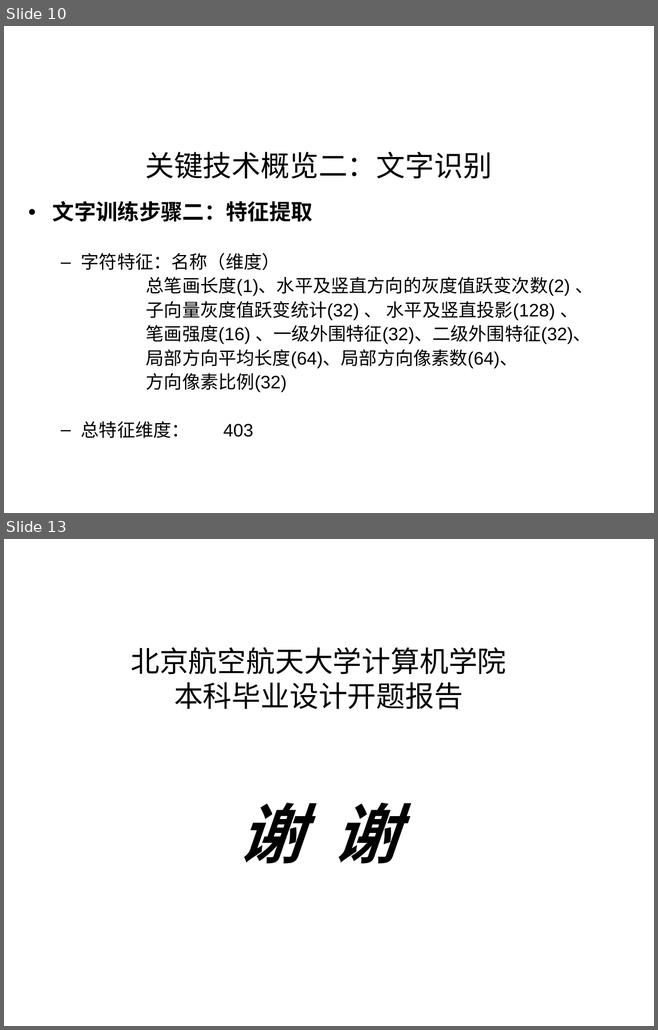
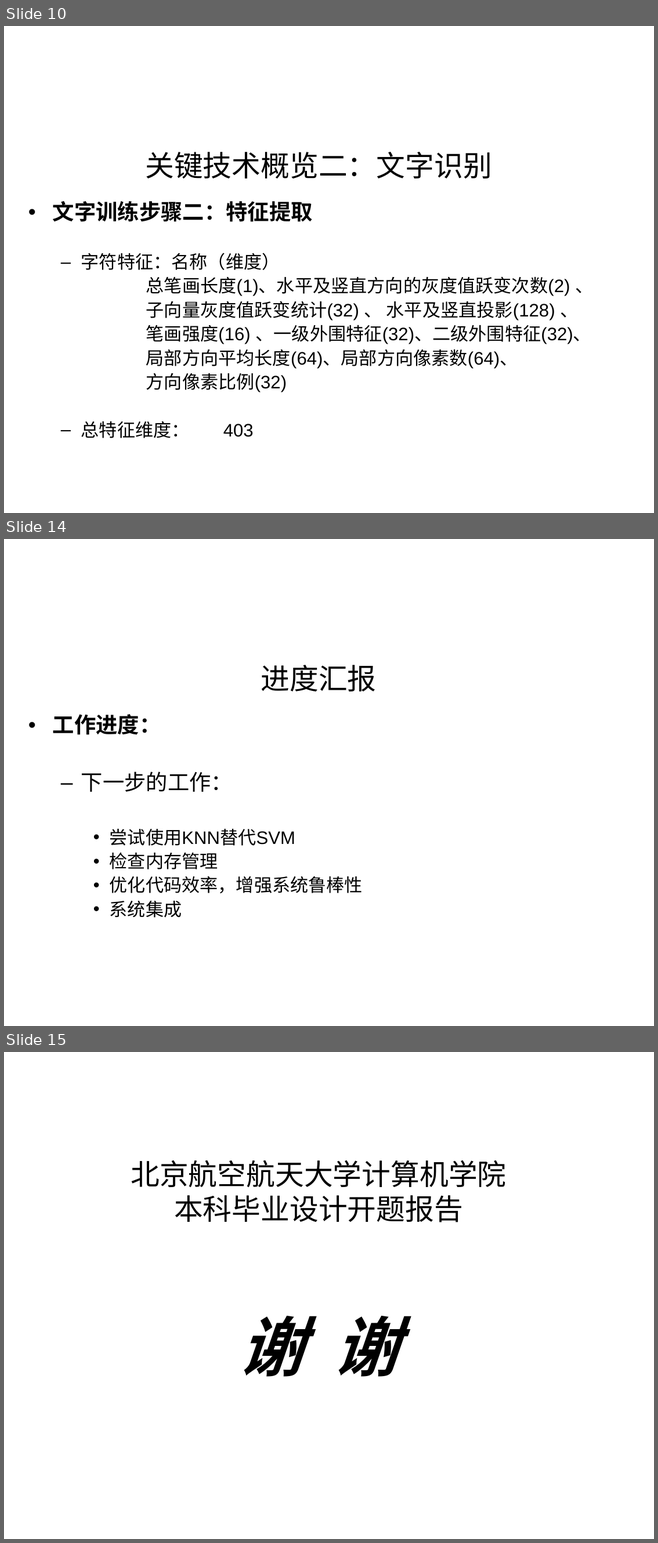
Before and after one commit to hy1314200/ocr1, a slide deck: trunk/Document/中期/中期答辩_互联网视频字幕识别方法及实现.ppt. Shown one above the other, each under a label of ours: slides 10 and 13 before the commit, slides 10, 14 and 15 after it; the slides between them are not shown. The pictures are 658x1030 and 658x1543 pixels, drawn with LibreOffice and Linux fonts; fonts in the diff are those of the drawing; background and template pictures are left out. Boxes give left, top, right and bottom in pixels: in the first picture for what was removed or moved away, otherwise in the second. Text is boxed around its words. In the diff, an @@ line names an element or a change of style, - is before the commit and + after.

```diff
--- a/trunk/Document/中期/中期答辩_互联网视频字幕识别方法及实现.ppt
+++ b/trunk/Document/中期/中期答辩_互联网视频字幕识别方法及实现.ppt
@@ slide 14 added at box(4, 539, 654, 1026), background picture (left out) @@
@@ title added at box(261, 665, 376, 692), 32 pt, text #000000 @@
+进度汇报
@@ text added at box(53, 714, 362, 918), 20 pt, text #000000 @@
+• 工作进度：
+  – 下一步的工作：
+    • 尝试使用KNN替代SVM
+    • 检查内存管理
+    • 优化代码效率，增强系统鲁棒性
+    • 系统集成
@@ what was slide 13 is now slide 15 @@
```
Also in this commit, not shown: 1 slide changed, 1 other slide added.
